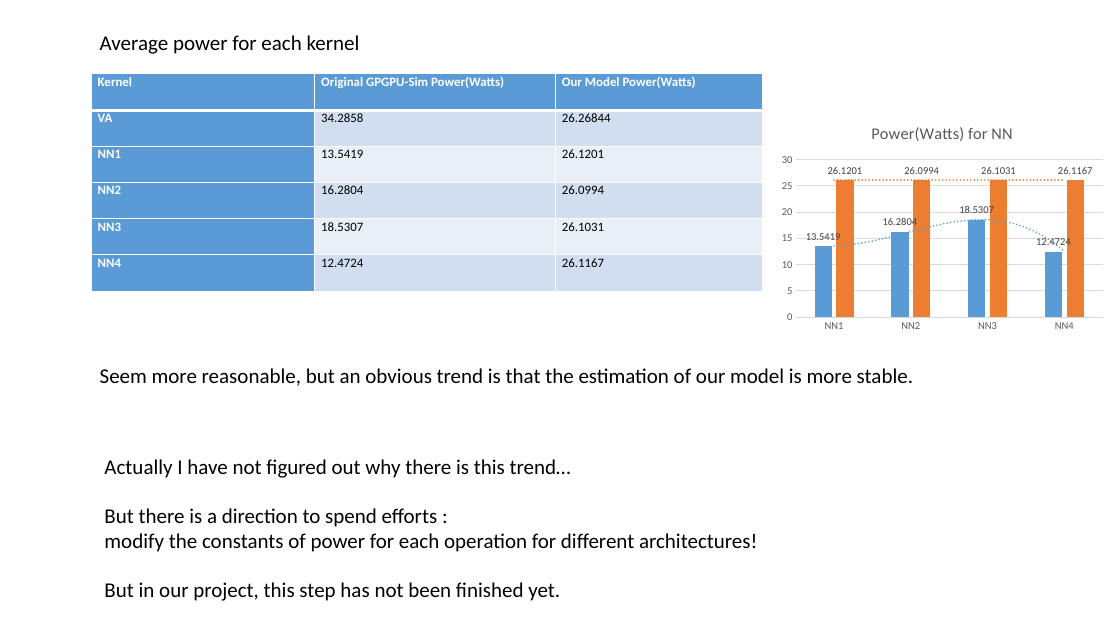
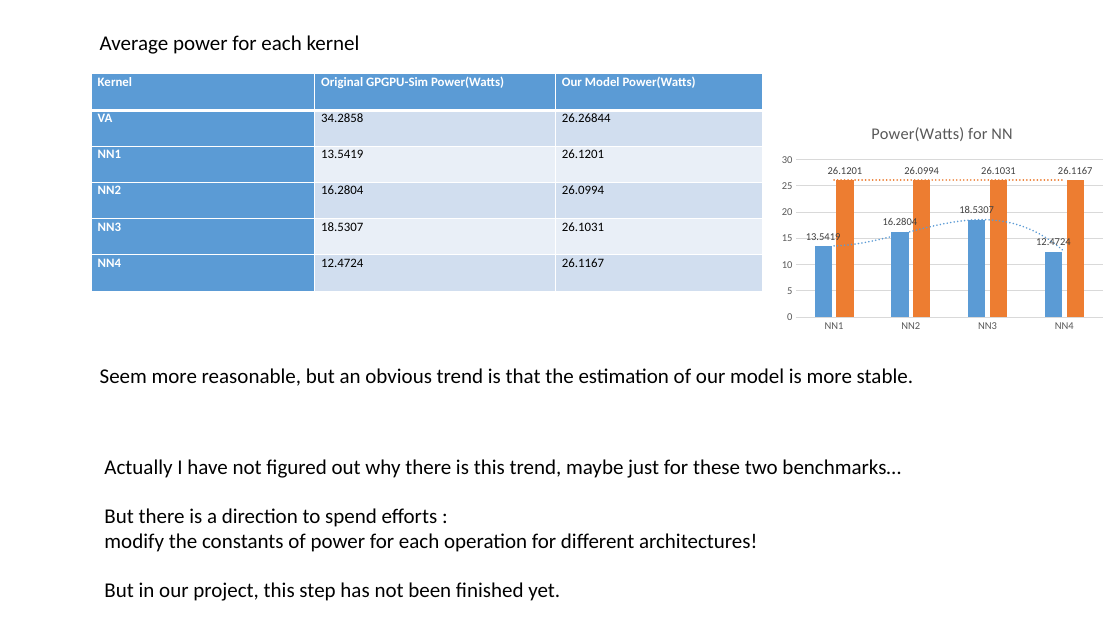
Before and after one commit to shenzongyi1997/GPU_learning, a slide deck: slide 24 of presentation/Shen Zongyi.pptx. Drawn at 1120x630 pixels with LibreOffice and Linux fonts; fonts in the diff are those of the drawing. Boxes give left, top, right and bottom in pixels: in the first picture for what was removed or moved away, otherwise in the second. Text is boxed around its words. In the diff, an @@ line names an element or a change of style, - is before the commit and + after.

```diff
--- a/presentation/Shen Zongyi.pptx
+++ b/presentation/Shen Zongyi.pptx
@@ text at (104, 459, 901, 478): text changed @@
-Actually I have not figured out why there is this trend…
+Actually I have not figured out why there is this trend, maybe just for these two benchmarks…
```
Also in this commit, not shown: 13 other slides changed, 1 slide added.
